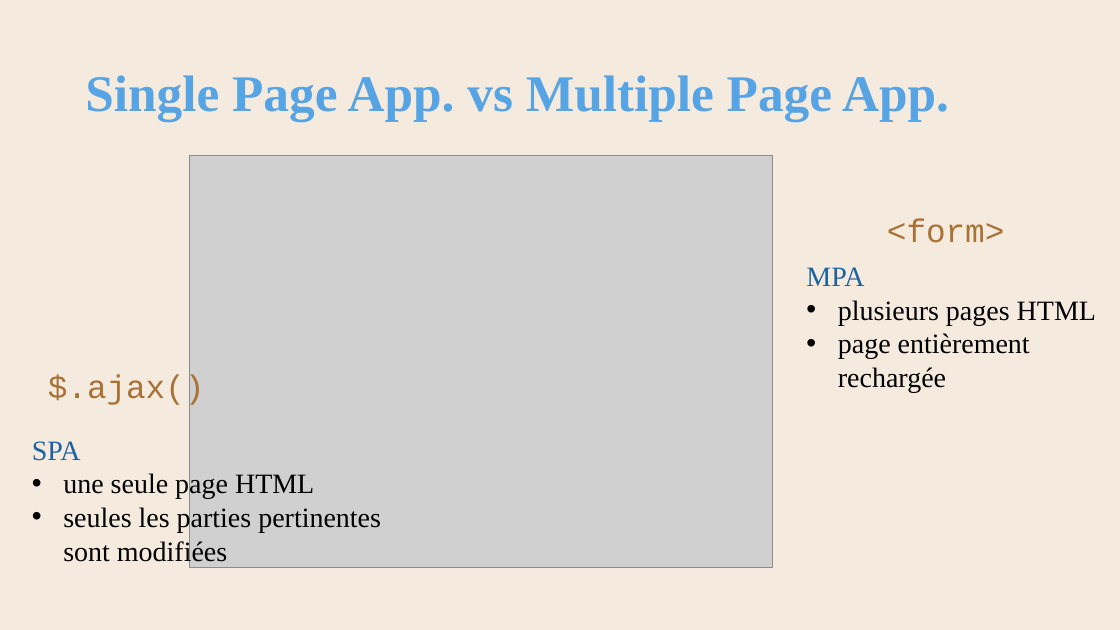
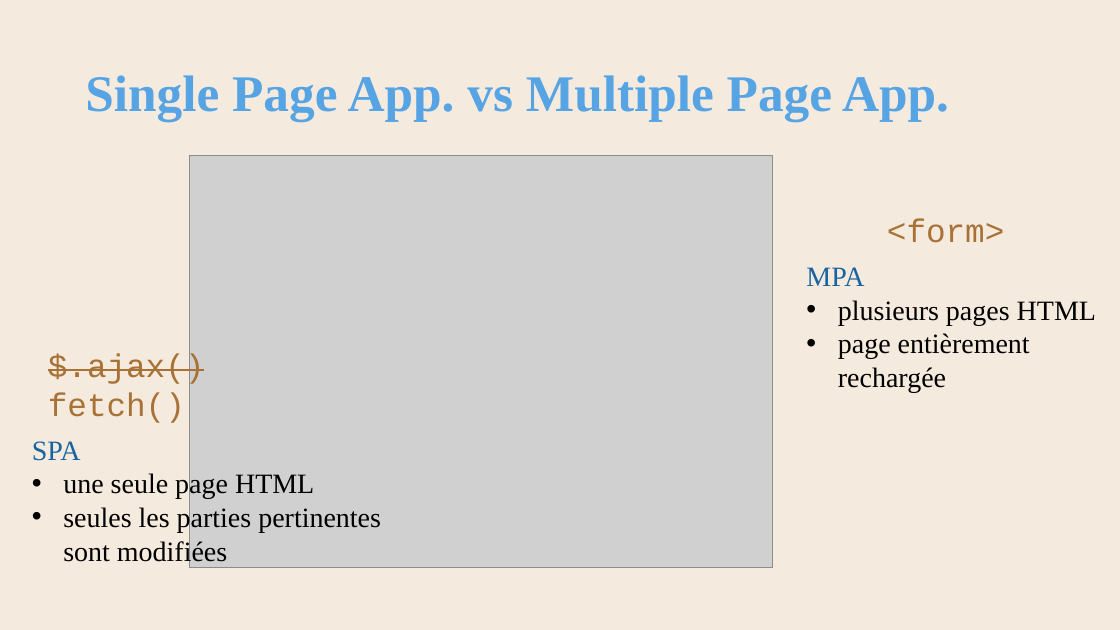
Before and after one commit to AlainWafflard/4IPW3, a slide deck: slide 5 of syllabus/13_formulaire_HTML/syllabus_13_form.pptx. Drawn at 1120x630 pixels with LibreOffice and Linux fonts; fonts in the diff are those of the drawing; grey boxes stand for pictures; background and template pictures are left out. Boxes give left, top, right and bottom in pixels: in the first picture for what was removed or moved away, otherwise in the second. Text is boxed around its words. In the diff, an @@ line names an element or a change of style, - is before the commit and + after.

```diff
--- a/syllabus/13_formulaire_HTML/syllabus_13_form.pptx
+++ b/syllabus/13_formulaire_HTML/syllabus_13_form.pptx
@@ text at box(48, 354, 205, 423): text changed @@
-$.ajax()
+$.ajax()
+fetch()
```
Also in this commit, not shown: 3 other files.
